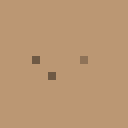
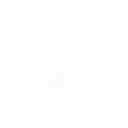
Two versions of the same layered image (128×128). Layer-by-layer changes:
hid group "details_2 #1" (2 layers) over [0, 0, 128, 128]
hid "color3" over [0, 0, 128, 128]
added layer "details_new" in group "details #1" over [48, 56, 88, 88]
hid "color3 #1" over [0, 0, 128, 128]
hid group "head #1" (2 layers) over [0, 0, 128, 128]
hid group "stelum #1" (2 layers) over [0, 0, 128, 128]
